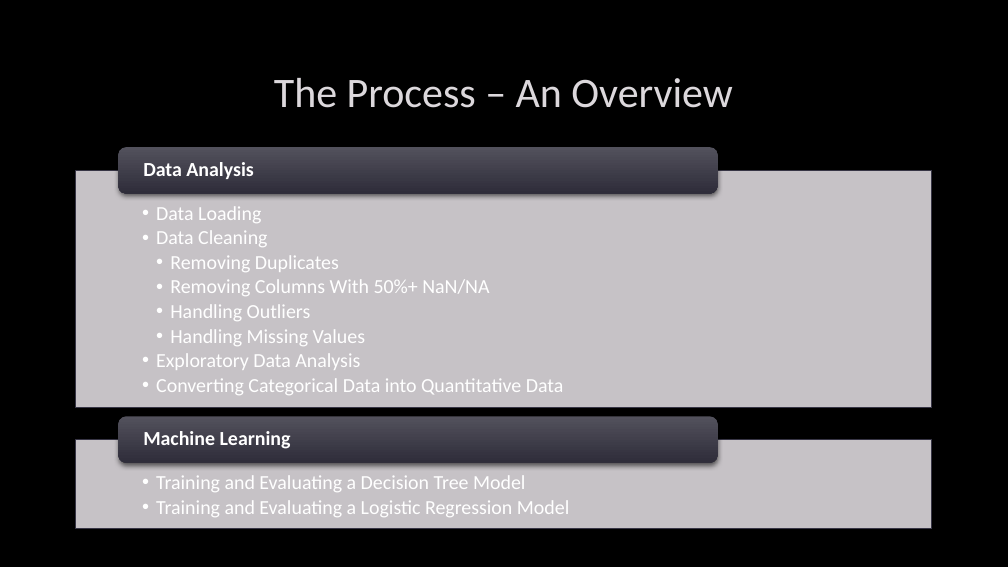
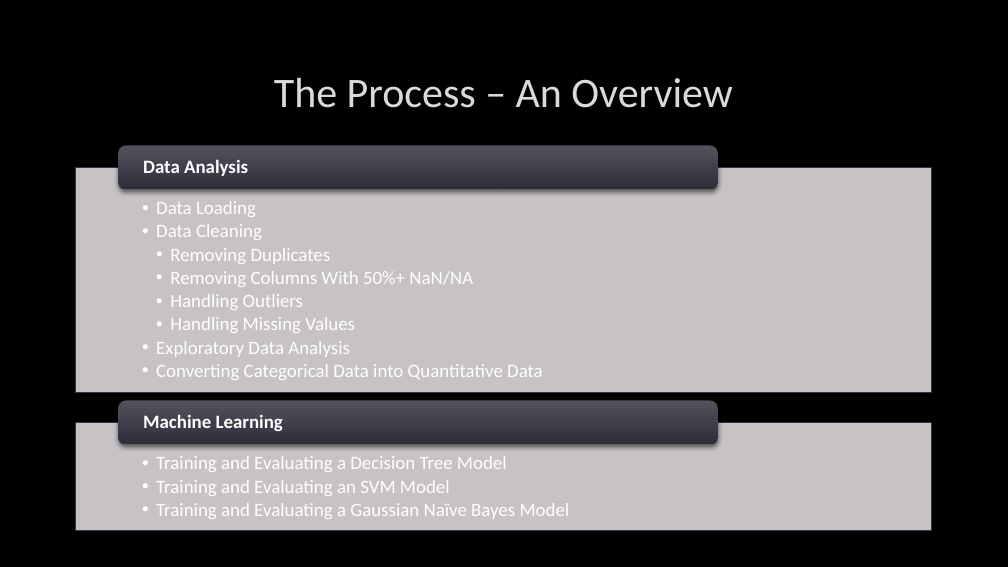
Before and after one commit to Moaaz-Mahmoud/Third-Year-Electrical-Testing-3A, a slide deck: slide 3 of class-3-data_analysis_and_ml/titanic/presentation.pptx (slide 2 before the commit). Drawn at 1008x567 pixels with LibreOffice and Linux fonts; fonts in the diff are those of the drawing; background and template pictures are left out. Boxes give left, top, right and bottom in pixels: in the first picture for what was removed or moved away, otherwise in the second. Text is boxed around its words. In the diff, an @@ line names an element or a change of style, - is before the commit and + after.

```diff
--- a/class-3-data_analysis_and_ml/titanic/presentation.pptx
+++ b/class-3-data_analysis_and_ml/titanic/presentation.pptx
@@ rounded rectangle: place and size @@
-rounded rectangle at bbox=[119, 147, 718, 194]
+rounded rectangle at bbox=[119, 145, 718, 189]
@@ rectangle: place and size @@
-rectangle at bbox=[76, 170, 932, 408]
+rectangle at bbox=[76, 168, 932, 393]
@@ rounded rectangle: place and size @@
-rounded rectangle at bbox=[119, 417, 718, 463]
+rounded rectangle at bbox=[119, 401, 718, 445]
@@ size 19 to 18 pt in 3 elements at bbox=[143, 159, 248, 176], bbox=[156, 201, 543, 380], bbox=[143, 414, 283, 431] @@
@@ text "Machine Learning": place and size @@
-text "Machine Learning" at bbox=[143, 431, 291, 449]
+text "Machine Learning" at bbox=[143, 414, 283, 431]
@@ rectangle: place and size @@
-rectangle at bbox=[76, 439, 932, 529]
+rectangle at bbox=[76, 423, 932, 531]
@@ text "Training and Evaluating a Decision ...": place and size @@
-text "Training and Evaluating a Decision ..." at bbox=[156, 475, 569, 517]
+text "Training and Evaluating a Decision ..." at bbox=[156, 456, 570, 519]
@@ text at bbox=[156, 456, 507, 472]: size 19 to 18 pt in "Training and Evaluating a Decision Tree Model" @@
@@ text at bbox=[156, 480, 570, 519]: text changed; size 19 to 18 pt @@
-  • Training and Evaluating a Logistic Regression Model
+  • Training and Evaluating an SVM Model
+  • Training and Evaluating a Gaussian Naïve Bayes Model
```
Also in this commit, not shown: 5 other slides changed, 5 slides added, 39 other files.
